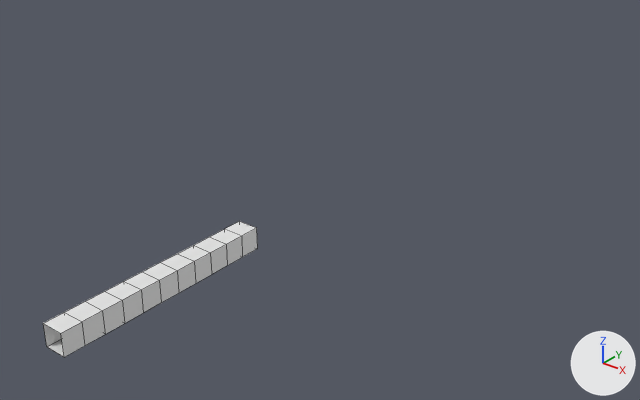
Before and after pictures for a commit that changed the Blender file data/tunnel/tunnel.blend.
Camera for both pictures: a 50 mm camera at (23.4, -19.3, 17.9) aimed at (-3.0, 13.6, -2.5). The lights are fixed; the arrows at lower right show +X, +Y and +Z. The picture after the commit comes second. Mesh edges are drawn as thin lines. The same objects are shown in both versions, whatever each file hides.

In view in the first picture: 'Tunel.Mesh'.
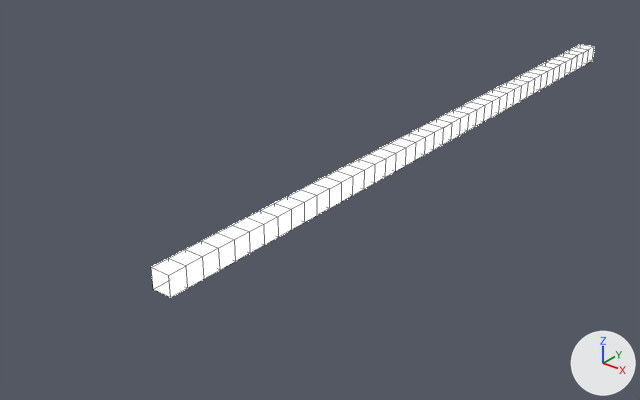
Commit message: better tunnel

What changed in the scene script:
```text
Change me_cube_001:
    used by ob_tunel_mesh; location = (0.0, 0.0, 0.0)
    remove me_cube_001.from_pydata(...)  # 48 vertices, 44 faces; spans x -0.5..0.5, y -5.0..5.0, z -0.5..0.5
    add me_cube_001.from_pydata(...)  # 180 vertices, 176 faces; spans x -0.5..0.5, y -5.0..35.0, z -0.5..0.5
    me_cube_001 part 1: 132 vertices added at x -0.5..0.5, y 5.91..35.0, z -0.5..0.5
    me_cube_001 part 2: 44 faces spanning x -0.5..0.5, y -5.0..5.0, z -0.5..0.5 switch from no material to mat_white_mat (white #ffffff)
Change ob_tunel_mesh:
    ob_tunel_mesh.location: (0.0, 0.0, 0.0) -> (0.0, 5.0, 0.0)
```

Where the change shows, as pixel boxes (x1, y1, x2, y2) in the pictures (640 x 400 px):
'Tunel.Mesh', reshaped, moved (106% wider, 85% taller): before (43, 221, 258, 357); after (151, 44, 594, 297)
part 1 of me_cube_001, added: after (314, 44, 594, 208)
part 2 of me_cube_001, recoloured (lighter): before (43, 221, 258, 357); after (151, 183, 330, 297)
